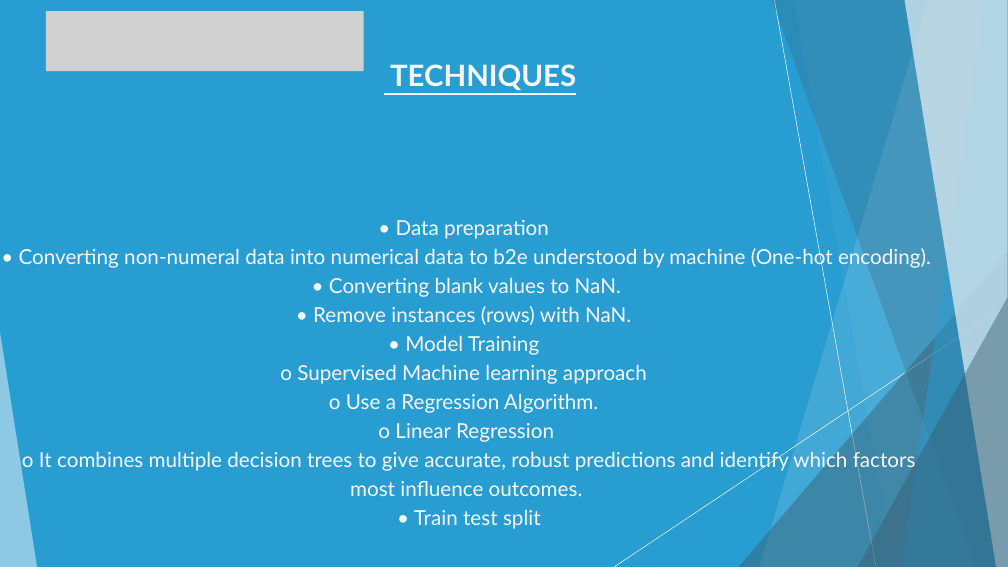
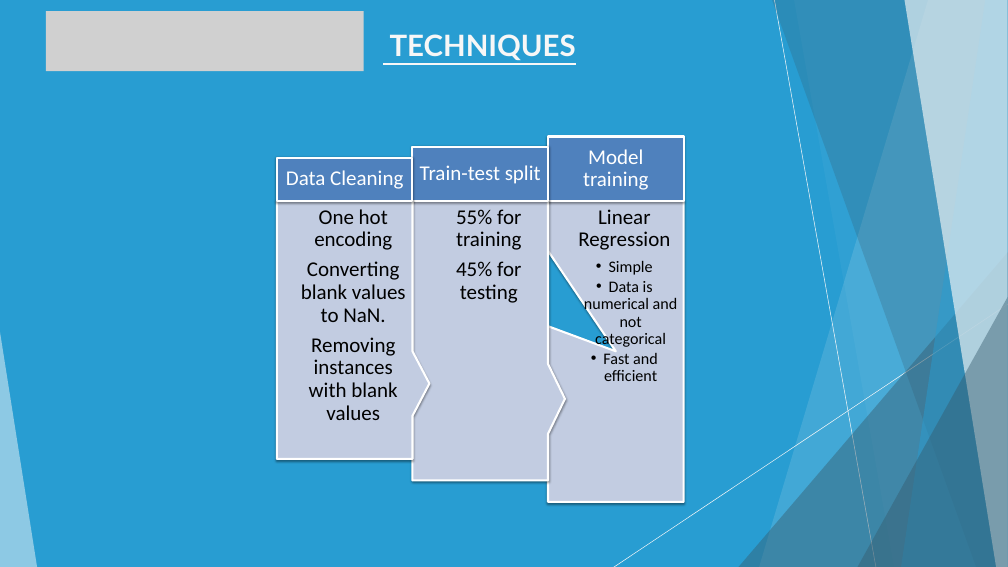
Before and after one commit to Mustard-Core/Earnalytics-AI, a slide deck: slide 10 of PresentationEarnalytics.pptx. Drawn at 1008x567 pixels with LibreOffice and Linux fonts; fonts in the diff are those of the drawing; grey boxes stand for pictures. Boxes give left, top, right and bottom in pixels: in the first picture for what was removed or moved away, otherwise in the second. Text is boxed around its words. In the diff, an @@ line names an element or a change of style, - is before the commit and + after.

Commit message:
Add presentation

```diff
--- a/PresentationEarnalytics.pptx
+++ b/PresentationEarnalytics.pptx
@@ text "TECHNIQUES": place and size @@
-text "TECHNIQUES" at box(390, 64, 576, 90)
+text "TECHNIQUES" at box(390, 34, 576, 60)
@@ group added at box(277, 137, 683, 502): 6 texts, 3 speech boxes, 3 rectangles @@
+Linear Regression
+  • Simple
+  • Data is numerical and not categorical
+  • Fast and efficient
+Model training
+55% for training
+45% for testing
+Train-test split
+One hot encoding
+Converting blank values to NaN.
+Removing instances with blank values
+Data Cleaning
@@ text removed at box(19, 220, 931, 529) @@
-• Data preparation
-• Converting non-numeral data into numerical data to b2e understood by machine (One-hot encoding).
-• Converting blank values to NaN.
-• Remove instances (rows) with NaN.
-• Model Training
-o Supervised Machine learning approach
-o Use a Regression Algorithm.
-o Linear Regression
-o It combines multiple decision trees to give accurate, robust predictions and identify which factors most influence outcomes.
-• Train test split
```
Also in this commit, not shown: 3 other slides changed.
